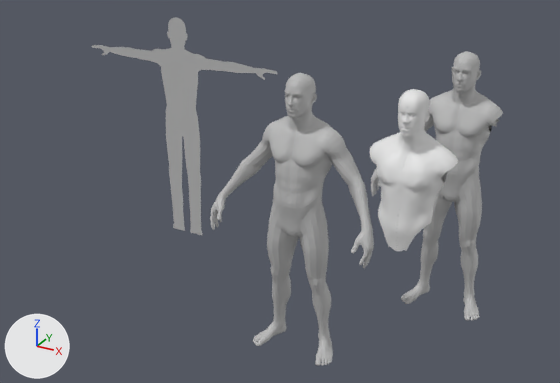
Renders of the Blender file Untitled.blend from each side of a commit.
Rendered twice from a camera (50 mm lens) standing at (127.0, -380.0, 294.0) and looking at (-109.0, 49.0, 80.0). The lights are fixed; the arrows at lower left show +X, +Y and +Z. The first picture is the older version.

Names of what the first picture shows: 'Char_Template', 'Low_Poly_Male_body:Group2', 'Low_Poly_Male_body:Group2.001', 'Plane.001'.
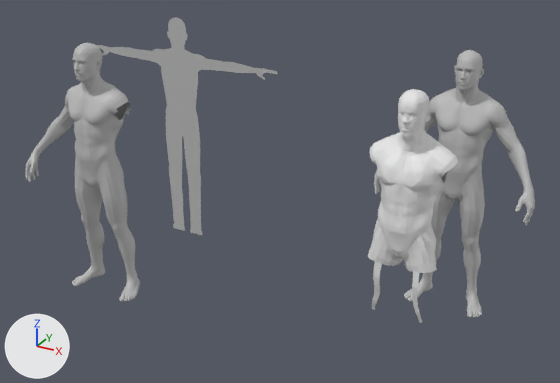
The change, as a list of edits to the scene's bpy script:
```text
Change me_plane_001:
    used by ob_plane_001; location = (0.0, -10.5, 146.8); rotation_euler = (1.571, 0.0, 0.0), in degrees (90, 0, 0)
    remove me_plane_001.from_pydata(...)  # 1955 vertices, 1852 faces; spans x 0.0..24.7, y -55.6..33.7, z -22.1..6.9
    add me_plane_001.from_pydata(...)  # 2203 vertices, 2083 faces; spans x 0.0..24.7, y -102.0..33.7, z -22.1..6.9
    me_plane_001 part 1
    1 vertex is removed from x 13.7, y -39.8, z -9.1
    1 face is deleted
    236 vertices are added at x 0.0..20.0, y -102.0..-35.2, z -18.1..3.5
    5 new vertices lie (0.0, -1.6, 0.0) away from vertices in x 0.0..13.0, y -35.8..-32.9, z -13.6..-10.8
    8 new vertices lie (0.0, -1.6, 0.0) away from vertices in x 0.0..13.0, y -37.6..-34.5, z -13.7..-10.8
    232 new faces join them
    me_plane_001 part 2: the surface is now shaded flat
    other edits to the shape of me_plane_001 do not show in these pictures
Change ob_low_poly_male_body_group2:
    ob_low_poly_male_body_group2.location: (0.0, 88.8, 0.0) -> (-222.1, -5.4, 0.0)
Change ob_low_poly_male_body_group2_001:
    ob_low_poly_male_body_group2_001.location: (-66.7, -4.4, 0.0) -> (0.5, 94.6, 0.0)
```

Changed parts and their boxes (x1, y1, x2, y2) in the pictures (560 x 383 px):
'Low_Poly_Male_body:Group2.001', moved
    before: (210, 73, 374, 366)
    after: (374, 50, 535, 318)
'Low_Poly_Male_body:Group2', moved
    before: (371, 51, 503, 321)
    after: (25, 42, 140, 301)
'Plane.001', reshaped (44% taller)
    before: (369, 89, 458, 251)
    after: (368, 89, 458, 323)
part 1 of me_plane_001, built on
    after: (368, 214, 437, 323)
